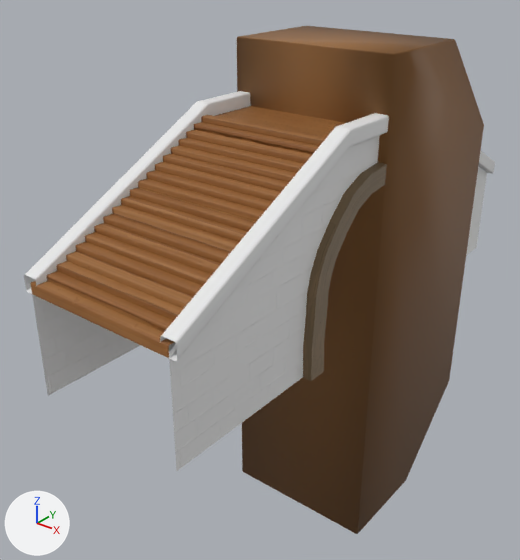
What one commit did to the FBX model Assets/Stylized_Egypt/Meshes/building/SM_stairs_03.fbx.
Rendered twice from a 50 mm lens placed at (7.52, -10.8, 6.99), pointed at (-0.84, -0.36, 0.51). The axes (+X, +Y, +Z) are drawn at lower left. The lights are the same throughout. Where no turn or scale is listed for an object, it has been applied to the vertices.

Names of what the first picture shows: 'SM_stairs_03', 'SM_stairs_03_ConvexHulls'.
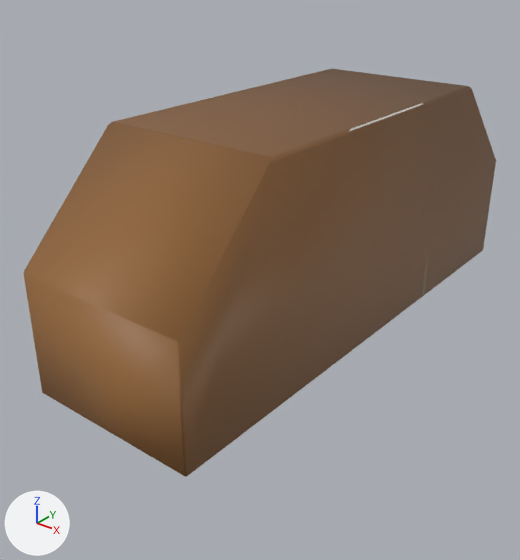
The change, as a diff of the scene's bpy script:
```diff
--- a/Assets/Stylized_Egypt/Meshes/building/SM_stairs_03.fbx.py
+++ b/Assets/Stylized_Egypt/Meshes/building/SM_stairs_03.fbx.py
@@ me_sm_stairs_03_001 @@
+me_sm_stairs_03_001.from_pydata(...)  # 332 vertices, 398 faces; spans x -1.68..1.68, y -5.2..5.2, z -0.01..4.2
+# faces by material slot: [164, 24, 128, 60, 22]
+me_sm_stairs_03_001.materials.append(mat_mi_wood_01_inst)
+me_sm_stairs_03_001.materials.append(mat_mi_concrete_paint_01_inst)  # its picture is missing
+me_sm_stairs_03_001.materials.append(mat_mi_building_wood_01_inst)  # picture img_t_wood_01_basecolor_png
+me_sm_stairs_03_001.materials.append(mat_mi_concrete_slab_inst)  # its picture is missing
+me_sm_stairs_03_001.materials.append(mat_mi_wooden_board_02_a_inst)
@@ ob_sm_stairs_03_convexhulls @@
 ob_sm_stairs_03_convexhulls = bpy.data.objects.new('SM_stairs_03_ConvexHulls', me_sm_stairs_03_convexhulls)
+ob_sm_stairs_03_convexhulls.parent = ob_sm_stairs_03_2
 ob_sm_stairs_03_convexhulls.location = (0.0, 0.0, 0.0)
-ob_sm_stairs_03_convexhulls.scale = (0.01, 0.01, 0.01)
@@ ob_sm_stairs_03_2 @@
+ob_sm_stairs_03_2 = bpy.data.objects.new('SM_stairs_03_2', None)
+ob_sm_stairs_03_2.location = (0.0, 0.0, 0.0)
+ob_sm_stairs_03_2.rotation_euler = (1.571, 0.0, 0.0)  # degrees (90, 0, 0)
+ob_sm_stairs_03_2.scale = (0.01, 0.01, 0.01)
@@ ob_sm_stairs_03_lod1 @@
+ob_sm_stairs_03_lod1 = bpy.data.objects.new('SM_stairs_03_LOD1', me_sm_stairs_03_001)
+ob_sm_stairs_03_lod1.location = (0.0, 0.0, 0.0)
```

Boxes (x1, y1, x2, y2) around the edits, measured in the pictures (520 x 560 px):
'SM_stairs_03_ConvexHulls', moved, rescaled (91% wider, 20% shorter): before (237, 26, 484, 534); after (24, 69, 496, 477)
'SM_stairs_03_LOD1', added: after (199, 94, 429, 296)
    faces in mat_mi_concrete_slab_inst (its picture is missing): (199, 94, 423, 131)
'SM_stairs_03', unchanged, covered by the edit: before (24, 91, 495, 471)
